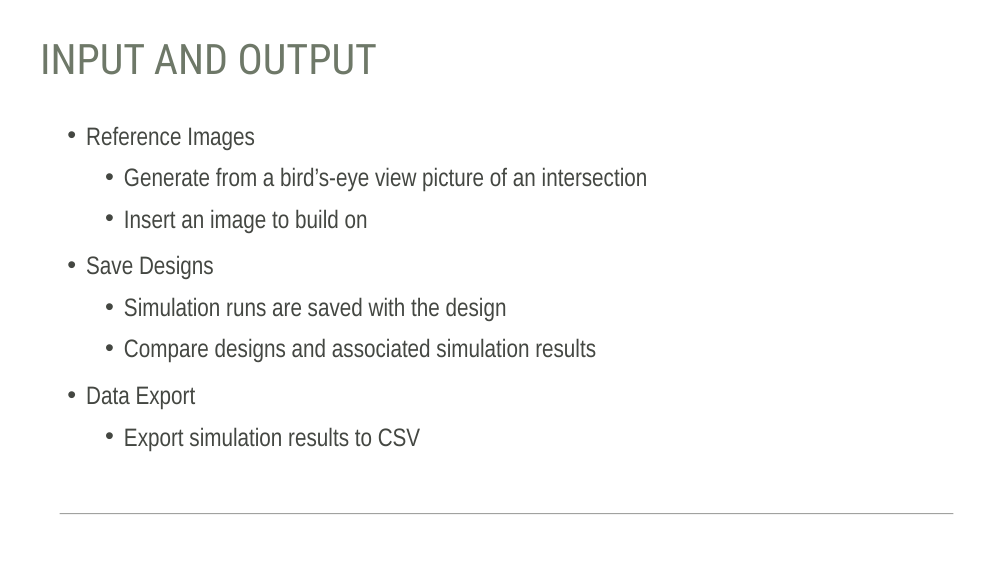
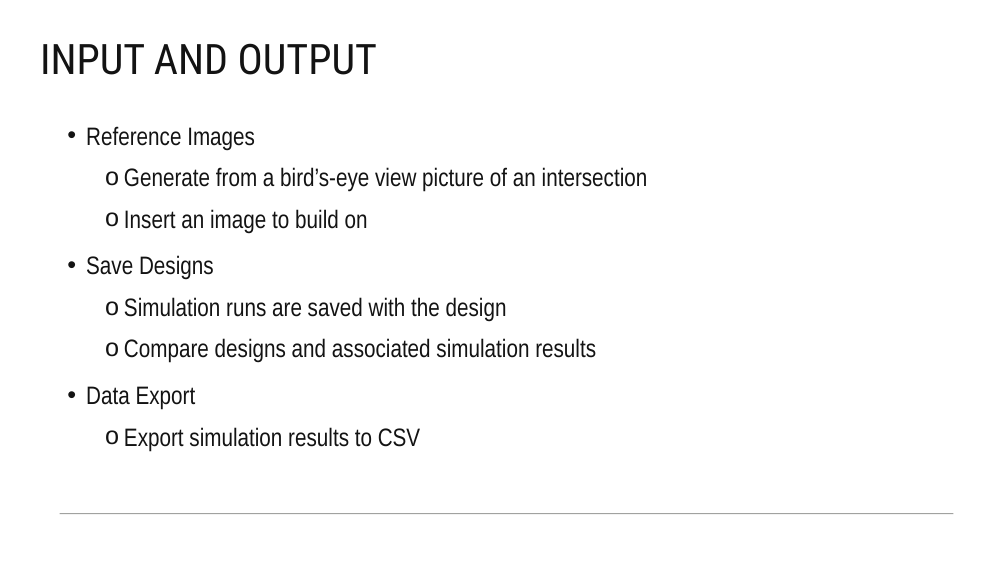
Before and after one commit to Team-Gala-JP/Team-Gala-JP, a slide deck: slide 8 of Traffic Sim.pptx (slide 2 before the commit). Drawn at 1008x567 pixels with LibreOffice and Linux fonts; fonts in the diff are those of the drawing. Boxes give left, top, right and bottom in pixels: in the first picture for what was removed or moved away, otherwise in the second. Text is boxed around its words. In the diff, an @@ line names an element or a change of style, - is before the commit and + after.

```diff
--- a/Traffic Sim.pptx
+++ b/Traffic Sim.pptx
@@ title "INPUT AND OUTPUT" at box(40, 43, 377, 75): text colour #6E7868 to #131313 @@
@@ text "Reference Images" at box(86, 126, 648, 452): text colour #444742 to #131313; bullet • to o @@
```
Also in this commit, not shown: 5 other slides changed, 3 slides added.
